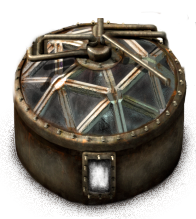
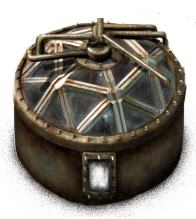
The second 196 × 219 image is a revision of the first. Changes to its layers:
added group "Layer Group" with 6 layers over [27, 33, 187, 166]
moved "storage-tank.png copy #1" into group "Layer Group", painted on it over [27, 33, 174, 103]
moved "storage-tank.png copy #4" into group "Layer Group", painted on it over [27, 33, 187, 166]
moved "storage-tank.png copy" into group "Layer Group", painted on it over [27, 33, 187, 166]
moved "Layer" into group "Layer Group", painted on it over [44, 49, 139, 93]
moved "Layer #1" into group "Layer Group", painted on it over [54, 61, 63, 68]
moved "lab.png" into group "Layer Group", painted on it over [27, 33, 187, 166]